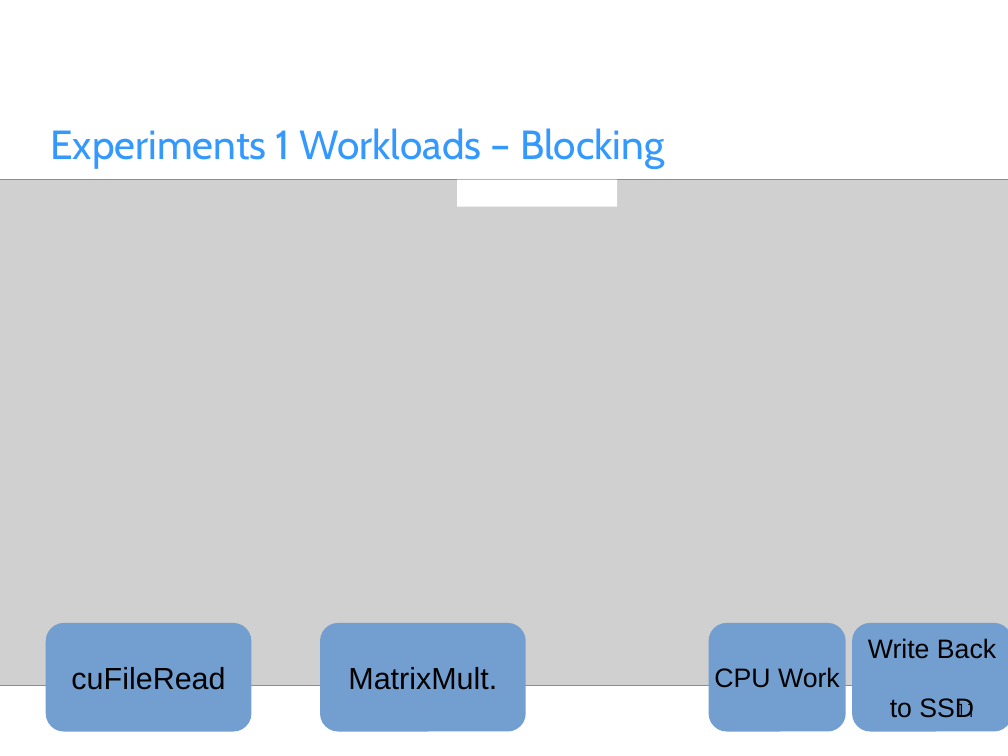
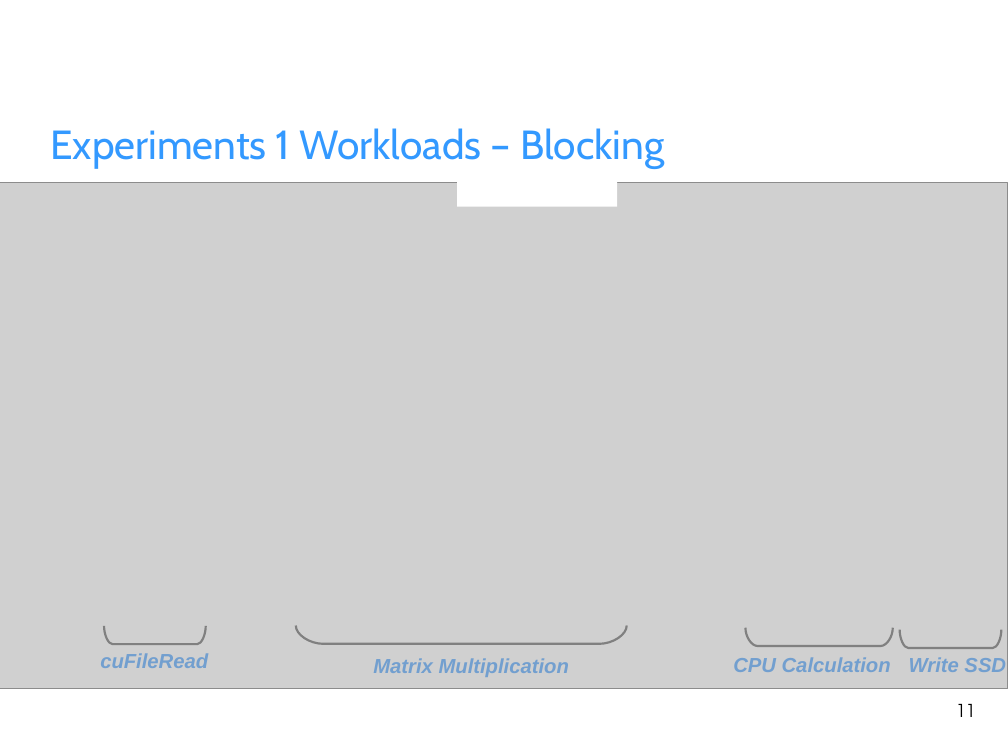
Before and after one commit to fhilprec/HardwareMonitoring, a slide deck: slide 11 of ProjectPresentation.odp. Drawn at 1008x756 pixels with LibreOffice and Linux fonts; fonts in the diff are those of the drawing; grey boxes stand for pictures; background and template pictures are left out. Boxes give left, top, right and bottom in pixels: in the first picture for what was removed or moved away, otherwise in the second. Text is boxed around its words. In the diff, an @@ line names an element or a change of style, - is before the commit and + after.

Commit message:
Presentation

```diff
--- a/ProjectPresentation.odp
+++ b/ProjectPresentation.odp
@@ freeform shape added at bbox=[104, 626, 205, 644], outline #808080 1.7 pt @@
@@ freeform shape added at bbox=[295, 626, 627, 644], outline #808080 1.7 pt @@
@@ rounded rectangle removed at bbox=[320, 623, 526, 732] @@
-MatrixMult.
@@ rounded rectangle removed at bbox=[709, 623, 846, 732] @@
-CPU Work
@@ freeform shape added at bbox=[746, 628, 893, 646], outline #808080 1.7 pt @@
@@ text "cuFileRead": place and size @@
-text "cuFileRead" at bbox=[46, 623, 252, 732]
+text "cuFileRead" at bbox=[100, 653, 208, 668]
@@ text "cuFileRead" at bbox=[100, 653, 208, 668]: size 24 to 16 pt, text colour #000000 to #729FCF, bold on, italic on; alignment centre to left; vertical alignment middle to top; fill #729FCF to none @@
@@ text added at bbox=[373, 658, 569, 677], 16 pt, text #729FCF, bold, italic @@
+Matrix Multiplication
@@ text added at bbox=[733, 657, 891, 672], 16 pt, text #729FCF, bold, italic @@
+CPU Calculation
@@ text "Write SSD": place and size @@
-text "Write SSD" at bbox=[853, 623, 1008, 732]
+text "Write SSD" at bbox=[909, 657, 1006, 672]
@@ text "Write SSD" at bbox=[909, 657, 1006, 672]: vertical alignment middle to top; fill #729FCF to none @@
@@ freeform shape added at bbox=[901, 630, 1002, 648], outline #808080 1.7 pt @@
@@ text at bbox=[909, 657, 1006, 672]: text changed; size 21 to 16 pt; text colour #000000 to #729FCF; bold on; italic on @@
-Write Back
-to SSD
+Write SSD
```
Also in this commit, not shown: 2 other slides changed.
